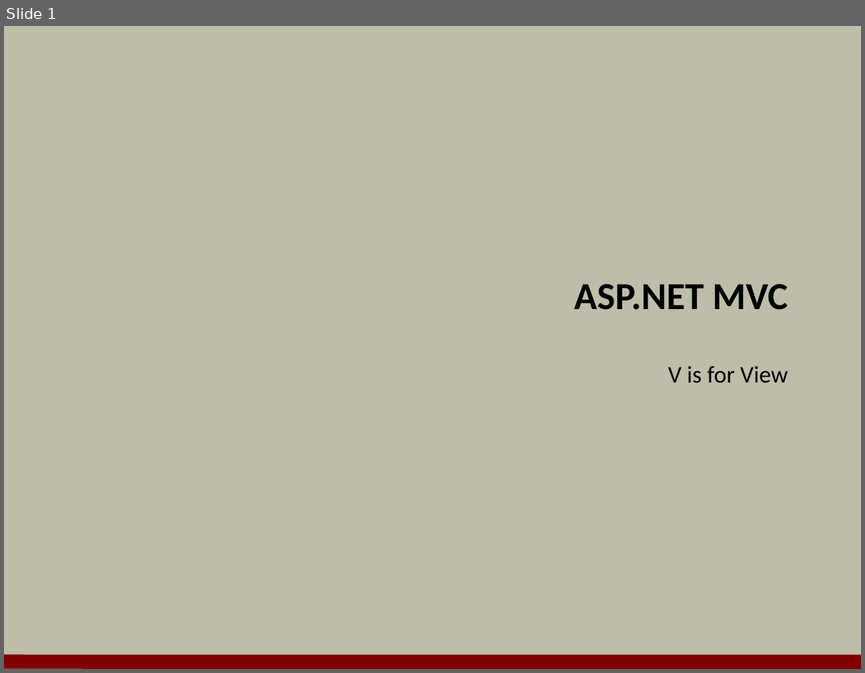
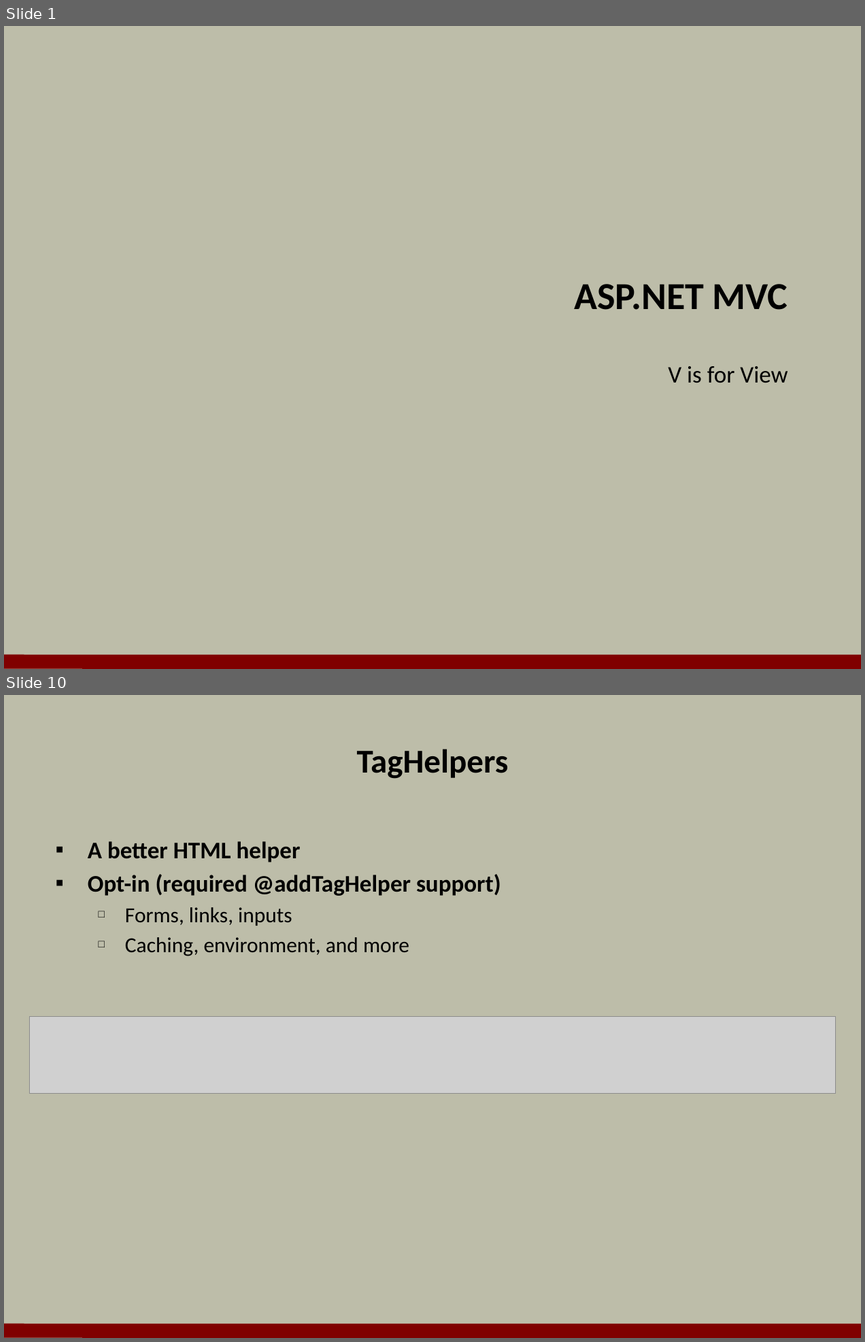
Before and after one commit to OdeToCode/classes, a slide deck: aspnet5/slides/05_ModelsViews.pptx. Shown one above the other, each under a label of ours: slide 1 before the commit, slides 1 and 10 after it; the slides between them are not shown. The pictures are 865x673 and 865x1342 pixels, drawn with LibreOffice and Linux fonts; fonts in the diff are those of the drawing; grey boxes stand for pictures; background and template pictures are left out. Boxes give left, top, right and bottom in pixels: in the first picture for what was removed or moved away, otherwise in the second. Text is boxed around its words. In the diff, an @@ line names an element or a change of style, - is before the commit and + after.

```diff
--- a/aspnet5/slides/05_ModelsViews.pptx
+++ b/aspnet5/slides/05_ModelsViews.pptx
@@ slide 10 added at box(4, 695, 861, 1338), background #BDBDA9; not listed: 1 template element that a slide beside it also shows @@
@@ title added at box(357, 749, 509, 779), 28 pt, text #000000, bold @@
+TagHelpers
@@ text added at box(88, 841, 501, 956), 20 pt, text #000000, bold @@
+▪ A better HTML helper
+▪ Opt-in (required @addTagHelper support)
+  □ Forms, links, inputs
+  □ Caching, environment, and more
@@ picture added at box(30, 1016, 836, 1093) @@
```
Also in this commit, not shown: 19 other slides added.
